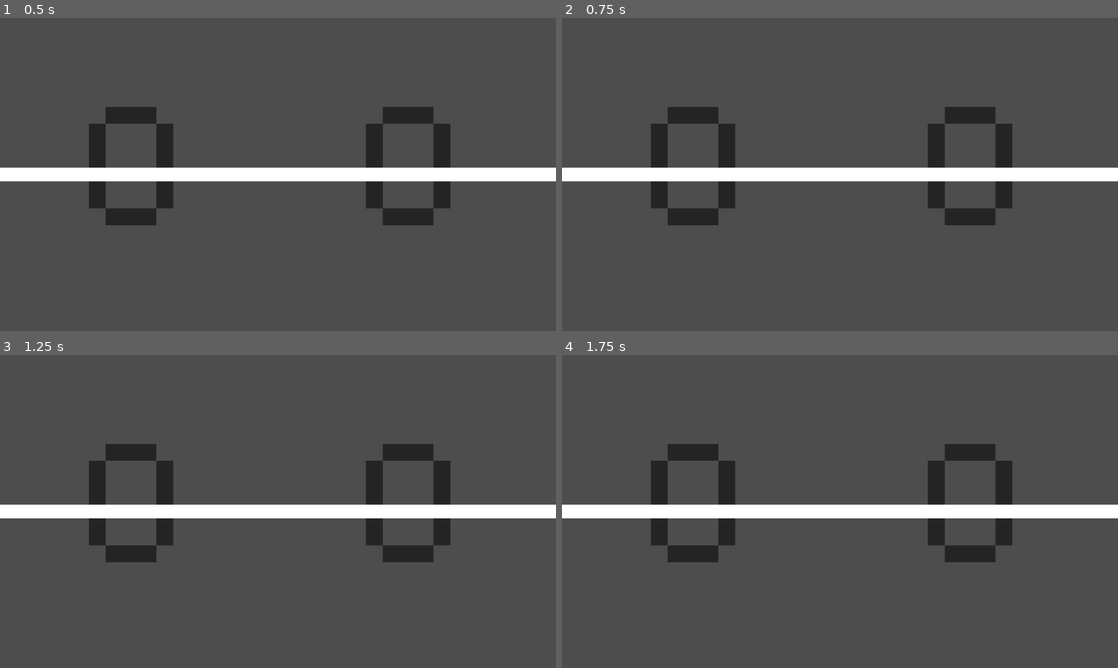
Above: before the commit, frames 1-4 (two rows, left to right).
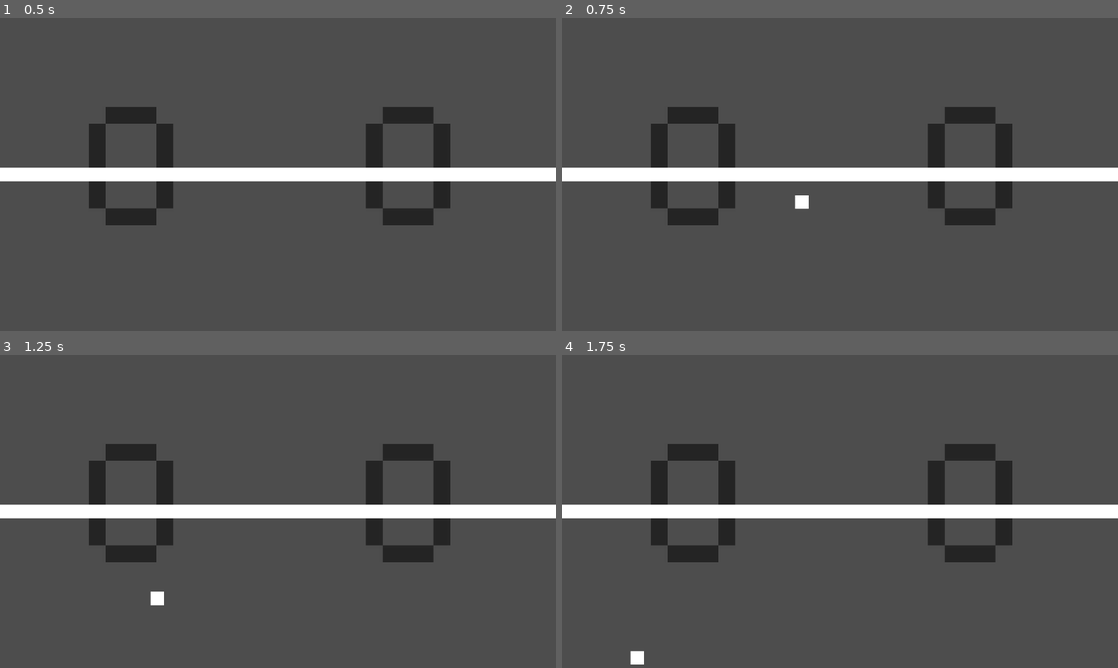
Above: after the commit, the same moments.

Repository: ChrisCee2/20gc2breakout
Game: Godot game, scene res://Levels/pong.tscn
Two runs of this game, one before a commit and one after it. Both use one fixed random seed, a clock stepped at 60 frames per second and the inputs below. This scene is started directly instead of the project's main scene. Sound files missing from this copy of the repository are replaced by a short silence.
Inputs (mouse positions are in pixels of both pictures, inside the frame that each line leads up to):
- Up to frame 1 (0.5 s): no input
- Up to frame 2 (0.75 s): tap Enter at 0.5 s; move the mouse to (812, 237) at 0.52 s
- Up to frame 3 (1.25 s): no input
- Up to frame 4 (1.75 s): move the mouse to (1006, 558) at 1.27 s

Frame 1 is identical in both runs. In frame 2, 0.1% of the frame differs, in the area x 41-45%, y 56-62%; in frame 3, 0.1%, in the area x 27-30%, y 75-80%; in frame 4, 0.1%.
Error before the commit: Invalid call. Nonexistent function 'getLowerBound' in base 'Node2D (Arena)'. (res://GameObjects/ball.gd:115)
Error after the commit: Invalid call. Nonexistent function 'getSize' in base 'StaticBody2D (Ball)'. (res://Controllers/game.gd:63)

Commit message:
GC2-3: WIP Fixed ball bouncing at correct angles

Diff:
--- a/GameObjects/ball.gd
+++ b/GameObjects/ball.gd
@@ -4,7 +4,7 @@
 signal bounce_paddle
 
 @export var paddles: Node
-@export var game: Game
+# @export var game: Game
 @export var arena: Arena
 @export var start_speed: float = 1.0
 
@@ -56,19 +56,19 @@
 		curr_velocity = scaleVelocityForWallBounce(curr_velocity, distance_from_upper_bound)
 	elif velocity.y > 0 and velocity.y < 0 and distance_from_lower_bound < curr_velocity.y:
 		curr_velocity = scaleVelocityForWallBounce(curr_velocity, distance_from_lower_bound)
-	global_position += curr_velocity * game.current_speed_multiplier
+	global_position += curr_velocity #* game.current_speed_multiplier
 
 func getBounceVelocity() -> Vector2:
 	return Vector2.ZERO
 
-func getSize() -> Vector2:
+func get_size() -> Vector2:
 	return sprite.scale
 
 func isBallOverlappingPaddle(paddle: Paddle) -> bool:
-	return paddle.global_position.x + (paddle.getSize().x / 2) >= global_position.x - (getSize().x / 2) && \
-	paddle.global_position.x - (paddle.getSize().x / 2) <= global_position.x + (getSize().x / 2) && \
-	paddle.global_position.y + (paddle.getSize().y / 2) >= global_position.y - (getSize().y / 2) && \
-	paddle.global_position.y - (paddle.getSize().y / 2) <= global_position.y + (getSize().y / 2)
+	return paddle.global_position.x + (paddle.get_size().x / 2) >= global_position.x - (get_size().x / 2) && \
+	paddle.global_position.x - (paddle.get_size().x / 2) <= global_position.x + (get_size().x / 2) && \
+	paddle.global_position.y + (paddle.get_size().y / 2) >= global_position.y - (get_size().y / 2) && \
+	paddle.global_position.y - (paddle.get_size().y / 2) <= global_position.y + (get_size().y / 2)
 
 func handlePaddleBounce() -> void:
 	var collidingPaddles: Array[Paddle] = []
@@ -78,10 +78,6 @@
 			if paddle not in paddlesBeingCollidedWith:
 				AudioManager.play_audio(hit_paddle_sfx)
 				bounce_paddle.emit()
-				var direction_x = 1 if velocity.x < 0 else -1
-				var angle = deg_to_rad(paddle.getBounceAngle(global_position))
-				var x = cos(angle)
-				var y = sin(angle)
 				velocity = paddle.get_bounce_direction(global_position) * start_speed;
 	paddlesBeingCollidedWith = collidingPaddles
 
@@ -105,11 +101,11 @@
 func getDistanceFromUpperBound() -> float:
 	if not arena:
 		return 10000
-	var paddleSize: Vector2 = getSize()
-	return (global_position.y - (paddleSize.y / 2)) - arena.getUpperBound()
+	var paddleSize: Vector2 = get_size()
+	return (global_position.y - (paddleSize.y / 2)) - arena.get_upper_bound()
 
 func getDistanceFromLowerBound() -> float:
 	if not arena:
 		return 10000
-	var paddleSize: Vector2 = getSize()
-	return arena.getLowerBound() - (global_position.y + (paddleSize.y / 2))
+	var paddleSize: Vector2 = get_size()
+	return arena.get_lower_bound() - (global_position.y + (paddleSize.y / 2))
--- a/GameObjects/paddle.gd
+++ b/GameObjects/paddle.gd
@@ -1,6 +1,5 @@
 class_name Paddle extends StaticBody2D
 
-@export var facing_direction: Vector2 = Vector2(0,0)
 @export var characterInput: InputInterface
 # @export var game: Game
 @export_range(1, 89) var maxBounceAngle: float = 60
@@ -36,26 +35,22 @@
 func get_distance_from_right_bound(right_bound: float) -> float:
 	return right_bound - (global_position.x + (get_size().x / 2))
 
-func getBounceAngle(bouncePosition: Vector2) -> float:
-	var distanceFromCenter = global_position - bouncePosition
-	if distanceFromCenter.y == 0:
-		return 0
-	# Flipping sign because negative y is up
-	return -(maxBounceAngle * (distanceFromCenter.y / (get_size().y / 2)))
+# Gets signed distance of a position from the center of a paddle relative to the facing direction of the paddle
+func get_distance_from_center(ball_position: Vector2) -> float:
+	var vector_along_paddle = -Vector2.UP.rotated(rotation).orthogonal()
+	var position_on_paddle = ball_position.project(vector_along_paddle)
+	return (position_on_paddle - global_position).dot(vector_along_paddle)
 
 func get_bounce_angle_range() -> Array:
 	return [
-		facing_direction.angle() - deg_to_rad(maxBounceAngle),
-		facing_direction.angle() + deg_to_rad(maxBounceAngle),
+		Vector2.UP.rotated(rotation).angle() - deg_to_rad(maxBounceAngle),
+		Vector2.UP.rotated(rotation).angle() + deg_to_rad(maxBounceAngle),
 	]
 
-func get_bounce_direction(bouncePosition: Vector2) -> Vector2:
-	var percent_from_bottom = ((global_position.y + (get_size().y / 2)) - bouncePosition.y) / get_size().y
-	var bounce_angle_range = get_bounce_angle_range()
-	# Reversing logic only works for paddles that directly face left or right
-	# Reversing because y decreases upwards, so when its rotated by 70 degrees it rotates downwards. It should be the opposite
-	if (rad_to_deg(facing_direction.angle()) < 90):
-		bounce_angle_range.reverse()
-	var angle: float = bounce_angle_range[0] + (bounce_angle_range[1] - bounce_angle_range[0]) * percent_from_bottom
+func get_bounce_direction(ball_position: Vector2) -> Vector2:
+	var distance_from_bottom = get_distance_from_center(ball_position) + (get_size().x / 2)
+	var percent_from_bottom = distance_from_bottom / get_size().x
+	var angle_range = get_bounce_angle_range()
+	var angle: float = angle_range[0] + (angle_range[1] - angle_range[0]) * percent_from_bottom
 
 	return Vector2(cos(angle), sin(angle))
--- a/Levels/breakout.tscn
+++ b/Levels/breakout.tscn
@@ -1,7 +1,8 @@
-[gd_scene load_steps=7 format=3 uid="uid://c32b26kgd1gdw"]
+[gd_scene load_steps=8 format=3 uid="uid://c32b26kgd1gdw"]
 
 [ext_resource type="Script" uid="uid://dd0mv6kkmv742" path="res://Levels/breakout.gd" id="1_jqo3j"]
 [ext_resource type="PackedScene" uid="uid://cmj72wcqr5vpe" path="res://GameObjects/arena.tscn" id="2_bsmnu"]
+[ext_resource type="PackedScene" uid="uid://ceeheijlf7jxm" path="res://GameObjects/ball.tscn" id="3_vobm1"]
 [ext_resource type="PackedScene" uid="uid://b53hcff8gnb10" path="res://GameObjects/paddle.tscn" id="4_03tkf"]
 [ext_resource type="PackedScene" uid="uid://dit4mko8nly5r" path="res://InputMachines/CharacterInput.tscn" id="5_dpr4m"]
 [ext_resource type="FontFile" uid="uid://dr3br7v5uupkw" path="res://Assets/Fonts/PixelatedEleganceRegular-ovyAA.ttf" id="8_2likq"]
@@ -16,7 +17,6 @@
 [node name="Paddles" type="Node" parent="."]
 
 [node name="Paddle" parent="Paddles" node_paths=PackedStringArray("characterInput") instance=ExtResource("4_03tkf")]
-facing_direction = Vector2(0, -1)
 characterInput = NodePath("CharacterInput")
 
 [node name="CharacterInput" parent="Paddles/Paddle" instance=ExtResource("5_dpr4m")]
@@ -101,3 +101,7 @@
 offset_bottom = 0.0
 
 [node name="Arena" parent="." instance=ExtResource("2_bsmnu")]
+
+[node name="Ball" parent="." node_paths=PackedStringArray("paddles", "arena") instance=ExtResource("3_vobm1")]
+paddles = NodePath("../Paddles")
+arena = NodePath("../Arena")
